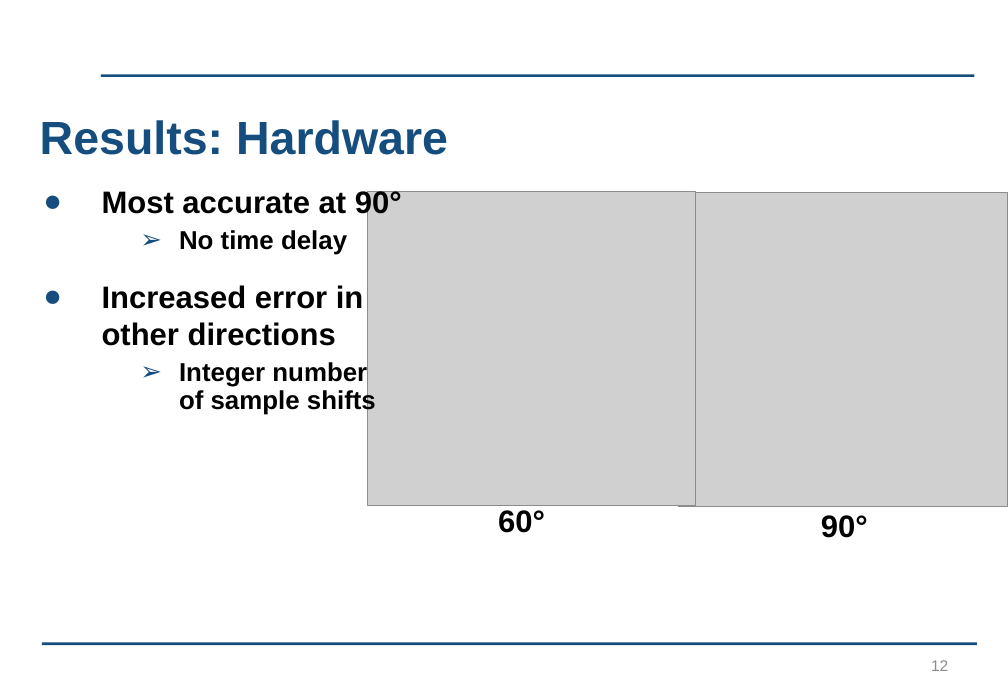
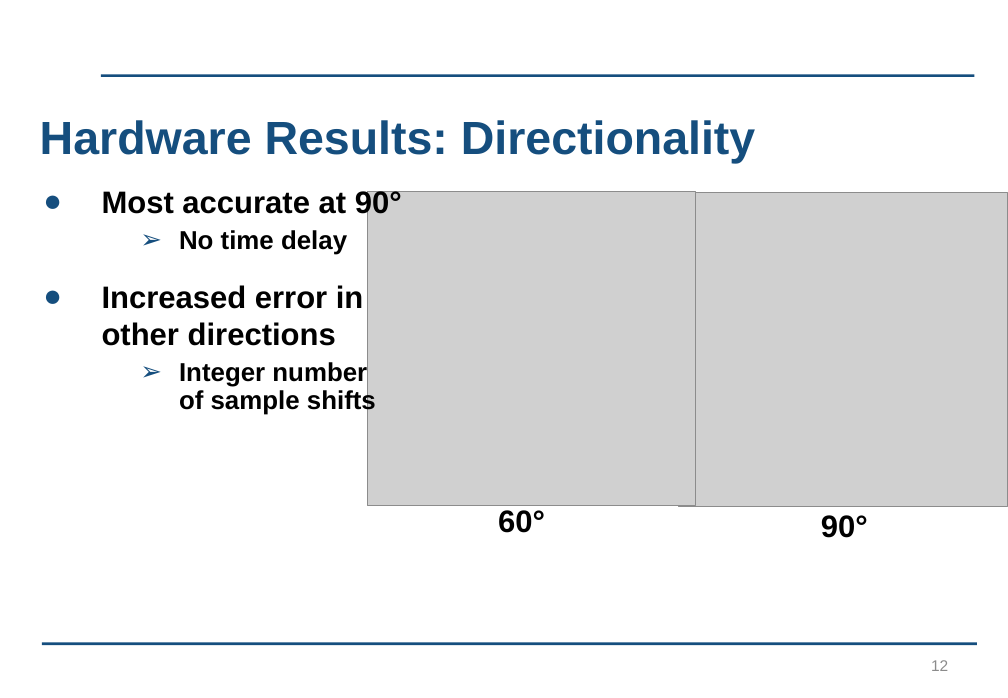
Before and after one commit to kayjayB/I_cant_hear_you, a slide deck: slide 12 of Presentation/Lab Project Presentation.pptx. Drawn at 1008x698 pixels with LibreOffice and Linux fonts; fonts in the diff are those of the drawing; grey boxes stand for pictures; background and template pictures are left out. Boxes give left, top, right and bottom in pixels: in the first picture for what was removed or moved away, otherwise in the second. Text is boxed around its words. In the diff, an @@ line names an element or a change of style, - is before the commit and + after.

```diff
--- a/Presentation/Lab Project Presentation.pptx
+++ b/Presentation/Lab Project Presentation.pptx
@@ title at bbox=[40, 120, 755, 163]: text changed @@
-Results: Hardware
+Hardware Results: Directionality
```
Also in this commit, not shown: 3 other slides changed, 1 other file.
